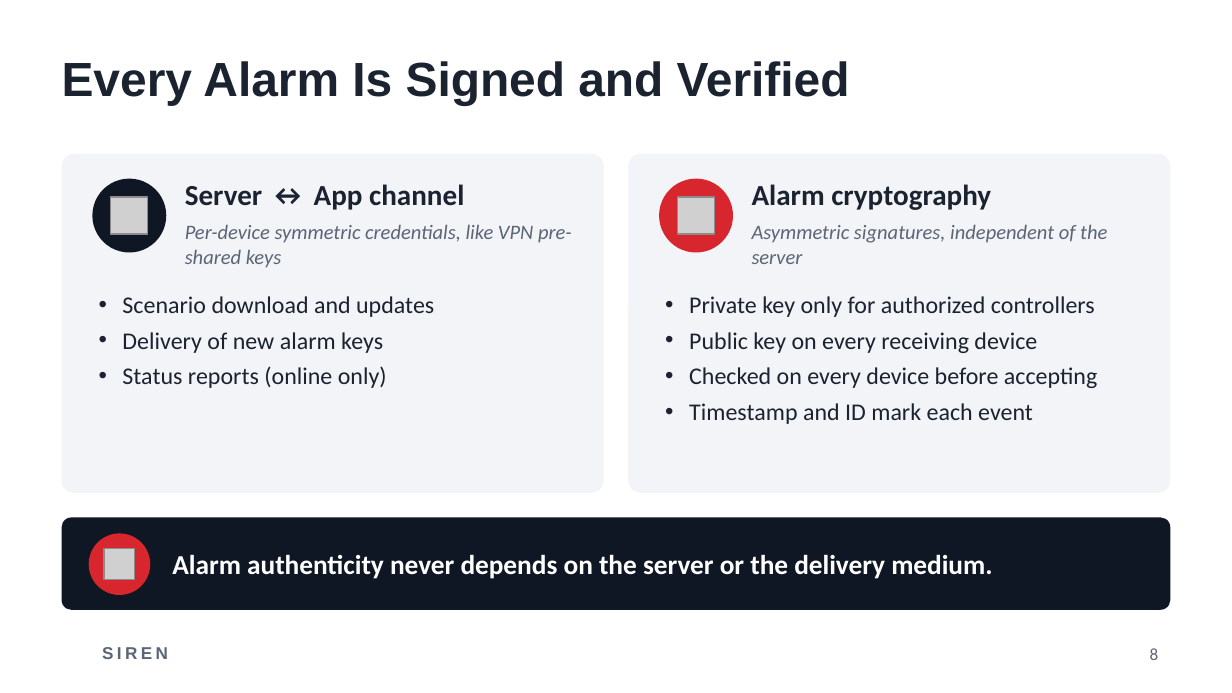
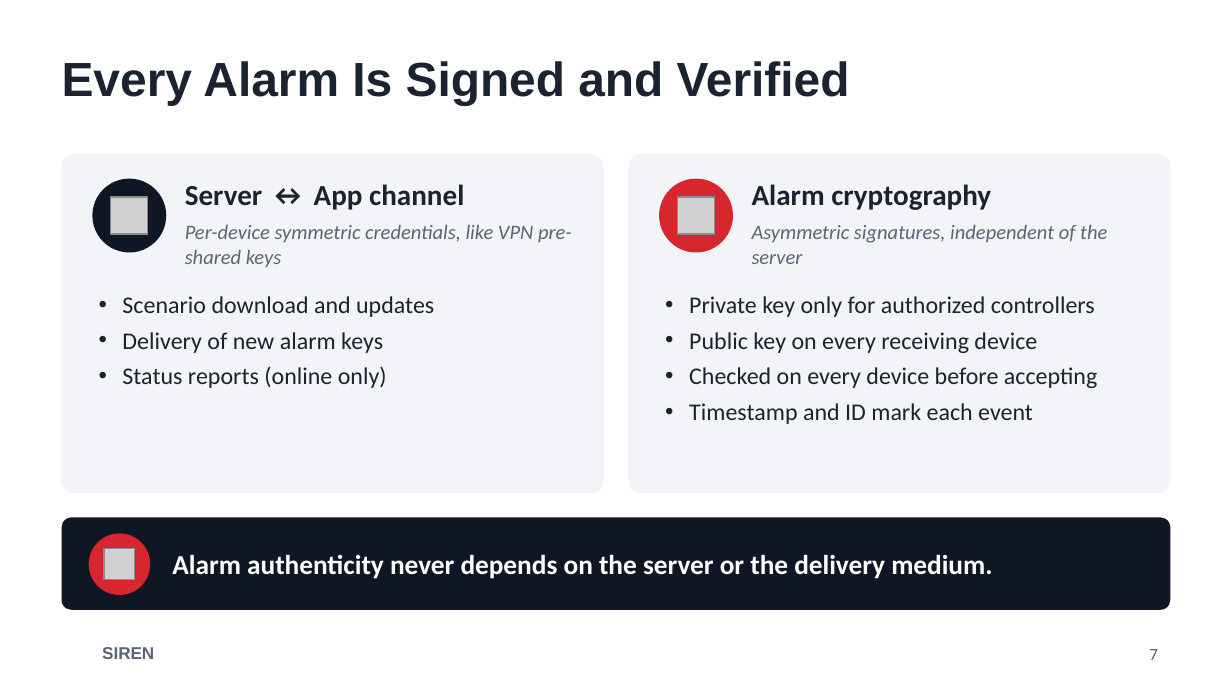
Before and after one commit to PW-ZGS/Wyjec, a slide deck: slide 7 of presentation.pptx (slide 8 before the commit). Drawn at 1232x693 pixels with LibreOffice and Linux fonts; fonts in the diff are those of the drawing; grey boxes stand for pictures; background and template pictures are left out. Boxes give left, top, right and bottom in pixels: in the first picture for what was removed or moved away, otherwise in the second. Text is boxed around its words. In the diff, an @@ line names an element or a change of style, - is before the commit and + after.

```diff
--- a/presentation.pptx
+++ b/presentation.pptx
@@ text "SIREN" at bbox=[102, 647, 154, 659]: letter spacing 2 to 0 pt @@
@@ page number at bbox=[1149, 649, 1158, 660]: text changed @@
-8
+7
```
Also in this commit, not shown: 8 other slides changed, 1 slide removed.
